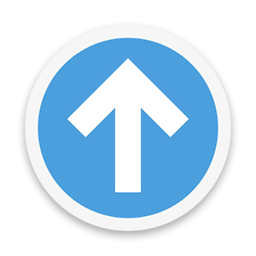
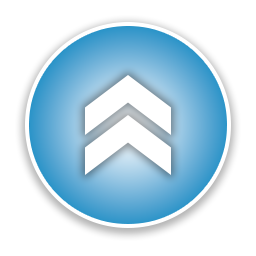
Revision of a layered 256px x 256px image; what changed, layer by layer:
renamed "AppIcon_256px" to "橢圓 1", painted on it over (x1=25, y1=25, x2=231, y2=231)
